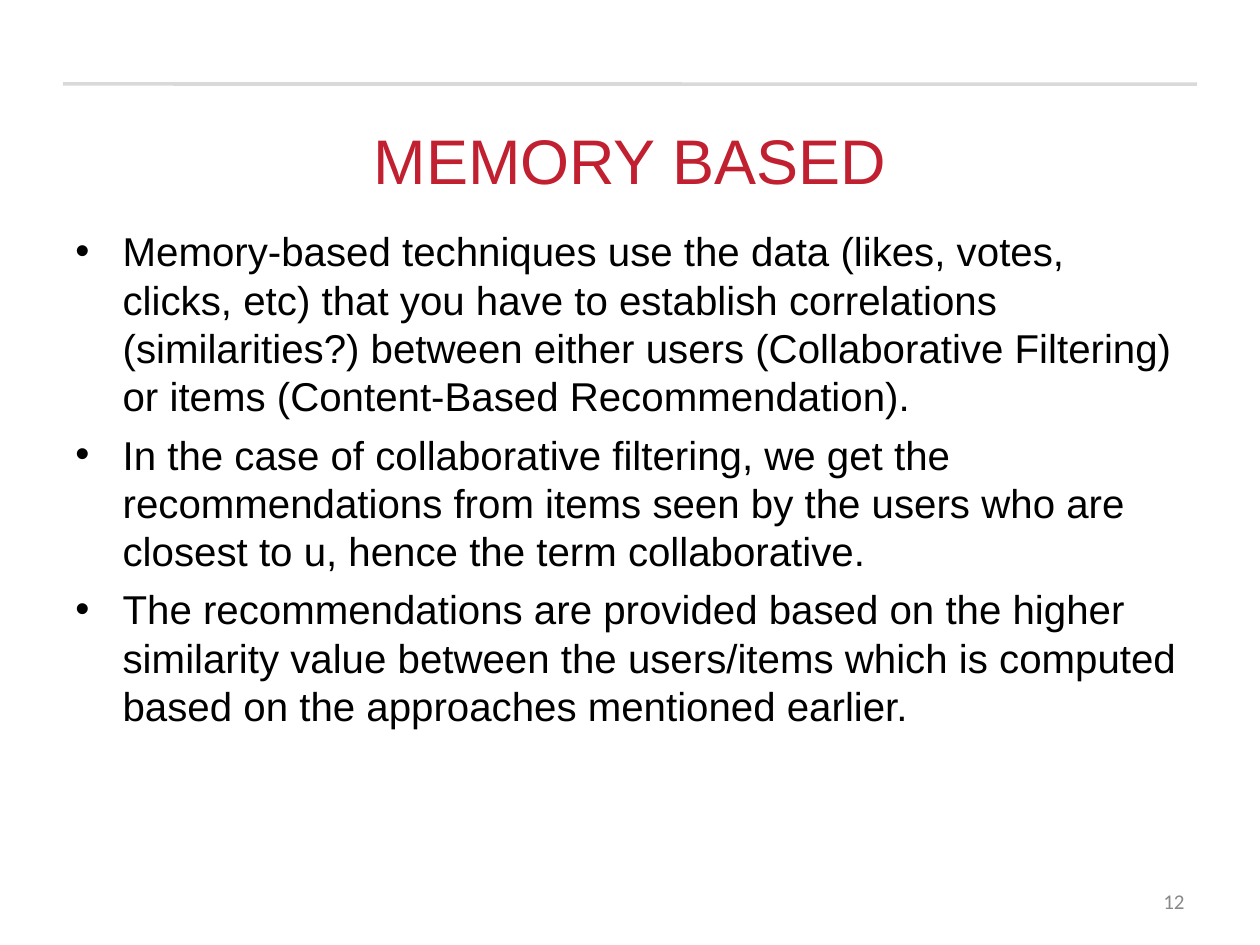
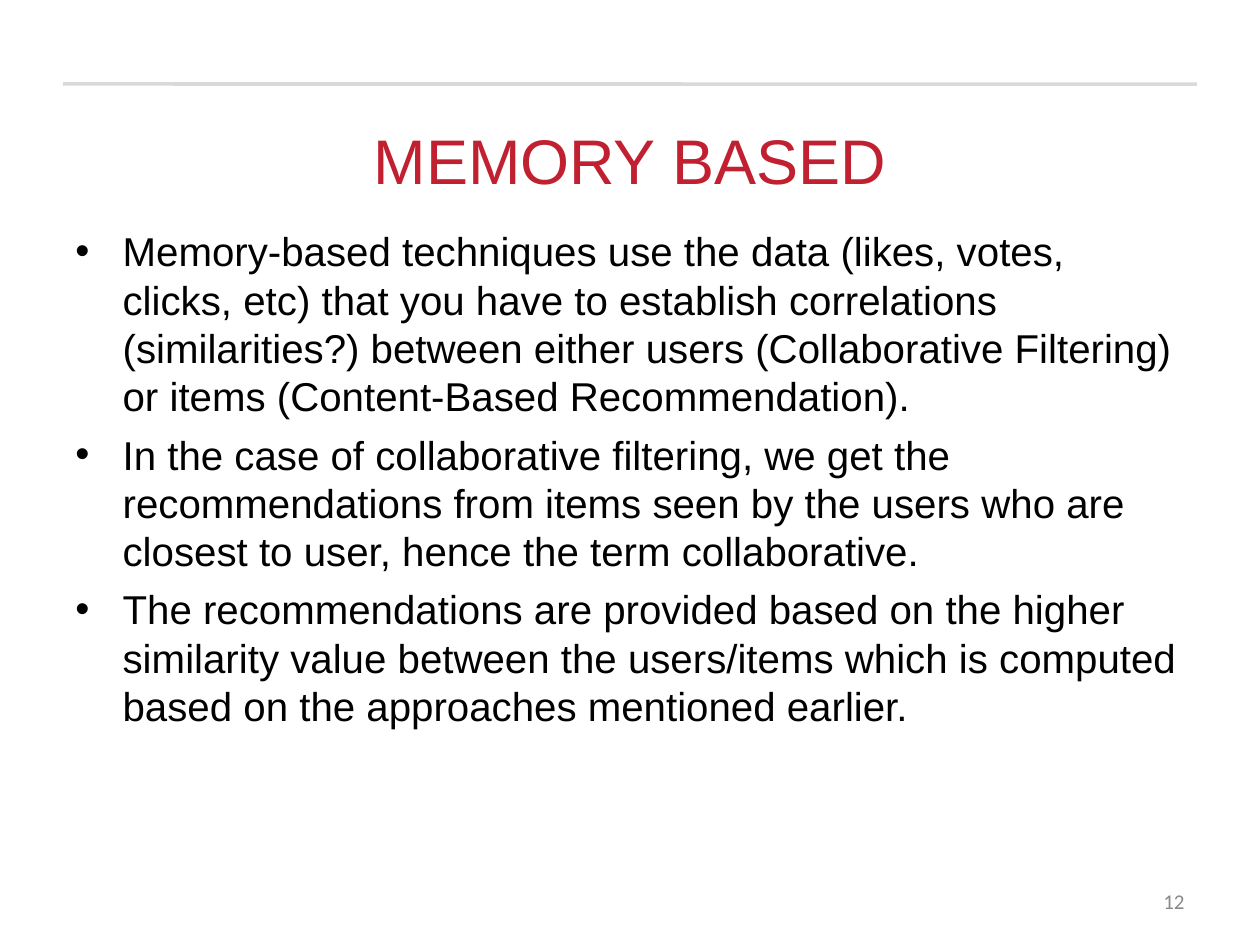
Before and after one commit to Akil06/Collaborative_Filtering_Presenation, a slide deck: slide 12 of Team5_Collaborative_filtering.ppt. Drawn at 1260x945 pixels with LibreOffice and Linux fonts; fonts in the diff are those of the drawing; background and template pictures are left out. Boxes give left, top, right and bottom in pixels: in the first picture for what was removed or moved away, otherwise in the second. Text is boxed around its words. In the diff, an @@ line names an element or a change of style, - is before the commit and + after.

```diff
--- a/Team5_Collaborative_filtering.ppt
+++ b/Team5_Collaborative_filtering.ppt
@@ text at (123, 441, 1124, 571): text changed @@
-• In the case of collaborative filtering, we get the recommendations from items seen by the users who are closest to u, hence the term collaborative.
+• In the case of collaborative filtering, we get the recommendations from items seen by the users who are closest to user, hence the term collaborative.
```
Also in this commit, not shown: 2 other slides changed, 1 other file.
